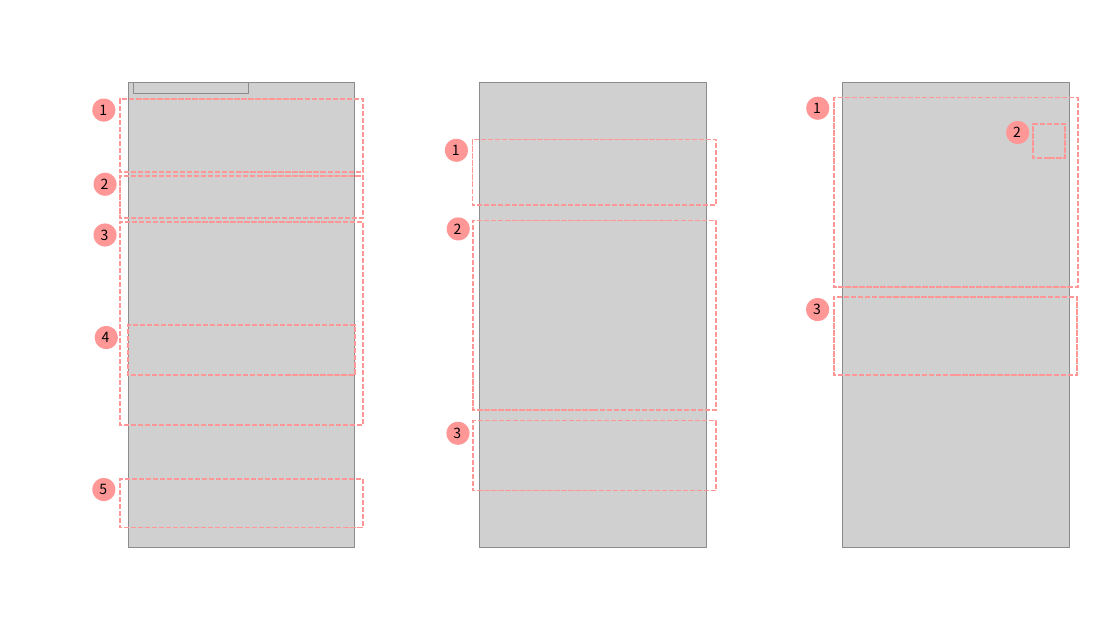
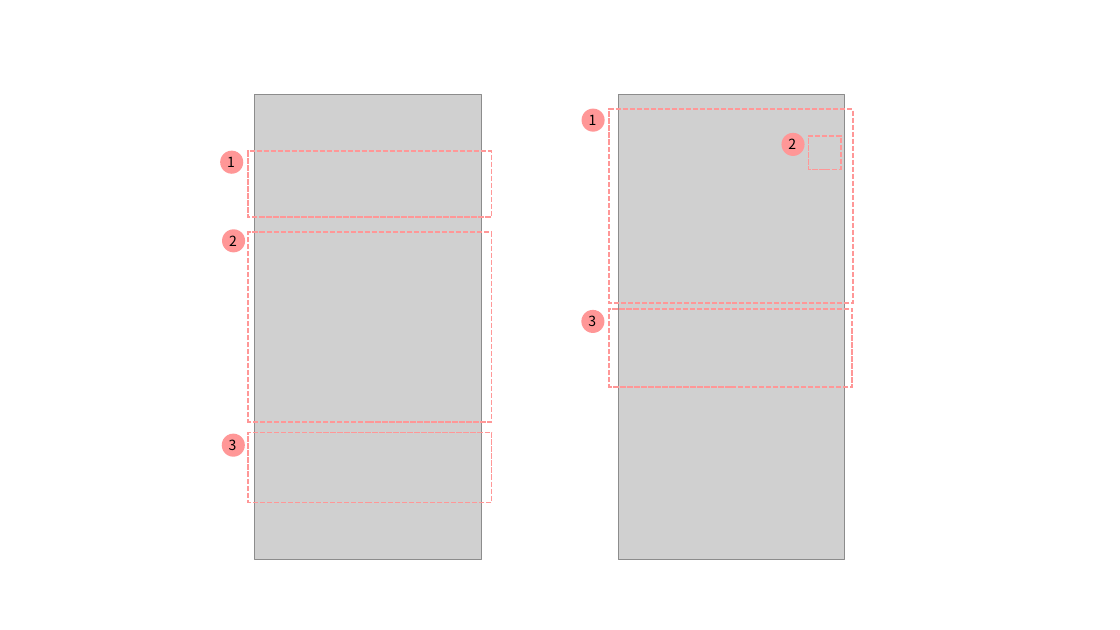
Before and after one commit to Team-Achi/Docs, a slide deck: slide 4 of 제안서 및 보고서/앱 화면 캡쳐.pptx. Drawn at 1120x630 pixels with LibreOffice and Linux fonts; fonts in the diff are those of the drawing; grey boxes stand for pictures. Boxes give left, top, right and bottom in pixels: in the first picture for what was removed or moved away, otherwise in the second. Text is boxed around its words. In the diff, an @@ line names an element or a change of style, - is before the commit and + after.

```diff
--- a/제안서 및 보고서/앱 화면 캡쳐.pptx
+++ b/제안서 및 보고서/앱 화면 캡쳐.pptx
@@ group removed at [92, 82, 364, 548]: 5 rectangles, 5 ellipses, 5 texts, 2 pictures @@
-1
-2
-3
-4
-5
@@ rectangle: place and size @@
-rectangle at [834, 97, 1078, 287]
+rectangle at [609, 109, 853, 303]
@@ text "2": place and size @@
-text "2" at [454, 223, 462, 234]
+text "2" at [229, 235, 237, 246]
@@ rectangle: place and size @@
-rectangle at [473, 220, 717, 410]
+rectangle at [249, 233, 492, 423]
@@ 6 ellipses, 5 texts, 4 rectangles, 2 pictures: place and size @@
-6 ellipses, 5 texts, 4 rectangles, 2 pictures at [445, 82, 1078, 548]
+6 ellipses, 5 texts, 4 rectangles, 2 pictures at [220, 94, 853, 560]
```
Also in this commit, not shown: 2 slides added, 2 slides removed, 1 other file.
